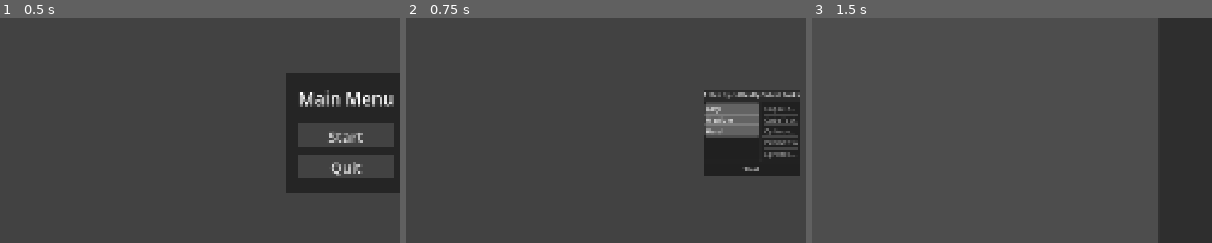
Above: before the commit, frames 1-3 (left to right).
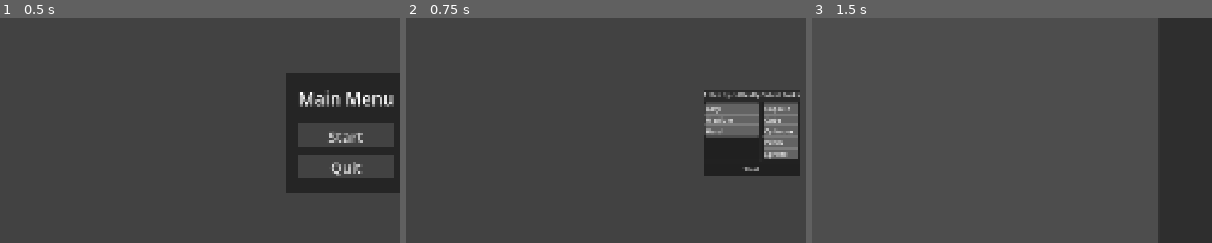
Above: after the commit, the same moments.

Repository: Paraross/geo-app
Game: Godot game, scene res://scenes/main.tscn
The game is run twice, just before and just after one commit, with the same random seed, the same clock (stepped at 60 frames per second) and the same inputs.
Inputs:
- Up to frame 1 (0.5 s): no input
- Up to frame 2 (0.75 s): click "Start" at 0.5 s
- Up to frame 3 (1.5 s): click "Start" at 1.25 s
The pictures show only the part of the screen within x 7-57%, y 24-74%; the shares and areas given below are measured in that part.

Frame 1 is identical in both runs. In frame 2, 2.1% of the frame differs, in the area x 89-98%, y 37-63%; in frame 3, nothing differs.

Commit message:
Make task filtering work

Diff:
--- a/scenes/main.tscn
+++ b/scenes/main.tscn
@@ -126,6 +126,7 @@
 [node name="TaskList" type="ItemList" parent="TaskFilterMenu/CenterContainer/PanelContainer/VBoxContainer/GridContainer"]
 layout_mode = 2
 select_mode = 2
+auto_width = true
 auto_height = true
 
 [node name="StartButton" type="Button" parent="TaskFilterMenu/CenterContainer/PanelContainer/VBoxContainer"]
--- a/scripts/main.gd
+++ b/scripts/main.gd
@@ -16,7 +16,7 @@
 
 @onready var task_filter_menu: Control = $TaskFilterMenu
 @onready var task_filter_vbox: VBoxContainer = task_filter_menu.get_node("CenterContainer/PanelContainer/VBoxContainer")
-@onready var diff_list: ItemList = task_filter_vbox.get_node("GridContainer/DifficultyList")
+@onready var difficulty_list: ItemList = task_filter_vbox.get_node("GridContainer/DifficultyList")
 @onready var task_list: ItemList = task_filter_vbox.get_node("GridContainer/TaskList")
 
 func _ready() -> void:
@@ -99,23 +99,28 @@
 
 func initialize_difficulty_list() -> void:
 	for difficulty_name: String in Global.TaskDifficulty.keys():
-		diff_list.add_item(difficulty_name.capitalize())
+		difficulty_list.add_item(difficulty_name.capitalize())
 
 	# select all by default
-	for i in range(diff_list.item_count):
-		diff_list.select(i, false)
+	for i in range(difficulty_list.item_count):
+		difficulty_list.select(i, false)
 
 	fill_task_list()
 
 
 func fill_task_list() -> void:
-	var selected_difficulty_indices := diff_list.get_selected_items()
+	var selected_difficulty_indices := difficulty_list.get_selected_items()
 
 	task_list.clear()
 	for task in Tasks.all_tasks:
 		var task_difficulty_is_selected := selected_difficulty_indices.find(task.difficulty()) != -1
 		if task_difficulty_is_selected:
-			task_list.add_item(task.name)
+			var nice_name := Tasks.niceify_name(task.name)
+			assert(Tasks.deniceify_name(nice_name) == task.name)
+			task_list.add_item(nice_name)
+
+	for i in range(task_list.item_count):
+		task_list.select(i, false)
 
 
 func _on_difficulty_item_list_multi_selected(_index: int, _selected: bool) -> void:
@@ -123,5 +128,20 @@
 
 
 func _on_task_filter_start_button_pressed() -> void:
+	var selected_task_indices := task_list.get_selected_items()
+
+	if selected_task_indices.is_empty():
+		print("no task selected")
+		return
+
+	var selected_tasks: Array[Task] = []
+	for index in selected_task_indices:
+		var raw_name := Tasks.deniceify_name(task_list.get_item_text(index))
+		for task in Tasks.all_tasks:
+			if task.name == raw_name:
+				selected_tasks.push_back(task)
+
+	shape_world.available_tasks = selected_tasks
+
 	make_children_not_visible()
 	current_screen = task_screen
--- a/scripts/shape_world.gd
+++ b/scripts/shape_world.gd
@@ -1,12 +1,13 @@
 class_name ShapeWorld
 extends WorldEnvironment
 
+var available_tasks: Array[Task]
 var current_task: Task
 
 func spawn_new_task() -> void:
-	var random_task_index := randi_range(0, Tasks.all_tasks.size() - 1)
+	var random_task_index := randi_range(0, available_tasks.size() - 1)
 
-	var task := Tasks.all_tasks[random_task_index]
+	var task := available_tasks[random_task_index]
 	task.randomize_values()
 
 	if current_task != null:
--- a/scripts/task.gd
+++ b/scripts/task.gd
@@ -3,6 +3,9 @@
 
 @export var min_value: float = 1.0
 @export var max_value: float = 2.0
+
+func _ready() -> void:
+	set_mesh_properties()
 
 @abstract func difficulty() -> Global.TaskDifficulty
 
@@ -17,3 +20,5 @@
 @abstract func volume_tip() -> String
 
 @abstract func randomize_values() -> void
+
+@abstract func set_mesh_properties() -> void
--- a/scripts/tasks.gd
+++ b/scripts/tasks.gd
@@ -15,3 +15,11 @@
 			var task_scene: PackedScene = load(Tasks.SCENE_DIRECTORY.path_join(path))
 			var task: Task = task_scene.instantiate()
 			all_tasks.push_back(task)
+
+
+func niceify_name(task_name: String) -> String:
+	return task_name.replace("Task", "").capitalize()
+
+
+func deniceify_name(task_name: String) -> String:
+	return task_name.replace(" ", "") + "Task"
--- a/scripts/tasks/capsule_task.gd
+++ b/scripts/tasks/capsule_task.gd
@@ -6,13 +6,8 @@
 @onready var capsule: MeshInstance3D = $Capsule
 @onready var capsule_mesh: CapsuleMesh = capsule.mesh
 
-func _ready() -> void:
-	capsule_mesh.radius = radius
-	capsule_mesh.height = height
-
-
 func difficulty() -> Global.TaskDifficulty:
-	return Global.TaskDifficulty.MEDIUM
+	return Global.TaskDifficulty.HARD
 
 
 func values() -> Array[Array]:
@@ -47,6 +42,13 @@
 	var rand_value2 := randf_range(min_value, max_value) * 2.0
 	radius = Global.round_with_digits(rand_value1, 1)
 	height = Global.round_with_digits(rand_value2, 1)
+	if capsule_mesh != null:
+		set_mesh_properties()
+
+
+func set_mesh_properties() -> void:
+	capsule_mesh.radius = radius
+	capsule_mesh.height = height
 
 
 func cyllinder_height() -> float:
--- a/scripts/tasks/cube_task.gd
+++ b/scripts/tasks/cube_task.gd
@@ -4,12 +4,6 @@
 
 @onready var cube: MeshInstance3D = $Cube
 @onready var cube_mesh: BoxMesh = cube.mesh
-
-func _ready() -> void:
-	cube_mesh.size.x = side_length
-	cube_mesh.size.y = side_length
-	cube_mesh.size.z = side_length
-
 
 func difficulty() -> Global.TaskDifficulty:
 	return Global.TaskDifficulty.EASY
@@ -38,3 +32,11 @@
 func randomize_values() -> void:
 	var rand_value := randf_range(min_value, max_value)
 	side_length = Global.round_with_digits(rand_value, 1)
+	if cube_mesh != null:
+		set_mesh_properties()
+
+
+func set_mesh_properties() -> void:
+	cube_mesh.size.x = side_length
+	cube_mesh.size.y = side_length
+	cube_mesh.size.z = side_length
--- a/scripts/tasks/cyllinder_task.gd
+++ b/scripts/tasks/cyllinder_task.gd
@@ -5,12 +5,6 @@
 
 @onready var cyllinder: MeshInstance3D = $Cyllinder
 @onready var cyllinder_mesh: CylinderMesh = cyllinder.mesh
-
-func _ready() -> void:
-	cyllinder_mesh.top_radius = radius
-	cyllinder_mesh.bottom_radius = radius
-	cyllinder_mesh.height = height
-
 
 func difficulty() -> Global.TaskDifficulty:
 	return Global.TaskDifficulty.MEDIUM
@@ -44,6 +38,14 @@
 	var rand_value2 := randf_range(min_value, max_value)
 	radius = Global.round_with_digits(rand_value1, 1)
 	height = Global.round_with_digits(rand_value2, 1)
+	if cyllinder_mesh != null:
+		set_mesh_properties()
+
+
+func set_mesh_properties() -> void:
+	cyllinder_mesh.top_radius = radius
+	cyllinder_mesh.bottom_radius = radius
+	cyllinder_mesh.height = height
 
 
 func base_area() -> float:
--- a/scripts/tasks/prism_task.gd
+++ b/scripts/tasks/prism_task.gd
@@ -9,12 +9,6 @@
 
 @onready var prism: MeshInstance3D = $Prism
 @onready var prism_mesh: PrismMesh = prism.mesh
-
-func _ready() -> void:
-	prism_mesh.size.x = base_base
-	prism_mesh.size.y = base_height
-	prism_mesh.size.z = height
-
 
 func difficulty() -> Global.TaskDifficulty:
 	return Global.TaskDifficulty.EASY
@@ -51,10 +45,17 @@
 	var rand_value1 := randf_range(min_value, max_value)
 	var rand_value2 := randf_range(min_value, max_value)
 	var rand_value3 := randf_range(min_value, max_value)
-
 	base_base = Global.round_with_digits(rand_value1, 1)
 	base_height = Global.round_with_digits(rand_value2, 1)
 	height = Global.round_with_digits(rand_value3, 1)
+	if prism_mesh != null:
+		set_mesh_properties()
+
+
+func set_mesh_properties() -> void:
+	prism_mesh.size.x = base_base
+	prism_mesh.size.y = base_height
+	prism_mesh.size.z = height
 
 
 func base_area() -> float:
--- a/scripts/tasks/sphere_task.gd
+++ b/scripts/tasks/sphere_task.gd
@@ -4,11 +4,6 @@
 
 @onready var sphere: MeshInstance3D = $Sphere
 @onready var sphere_mesh: SphereMesh = sphere.mesh
-
-func _ready() -> void:
-	sphere_mesh.radius = radius
-	sphere_mesh.height = 2.0 * radius
-
 
 func difficulty() -> Global.TaskDifficulty:
 	return Global.TaskDifficulty.EASY
@@ -37,3 +32,10 @@
 func randomize_values() -> void:
 	var rand_value := randf_range(min_value, max_value) / 2.0
 	radius = Global.round_with_digits(rand_value, 1)
+	if sphere_mesh != null:
+		set_mesh_properties()
+
+
+func set_mesh_properties() -> void:
+	sphere_mesh.radius = radius
+	sphere_mesh.height = 2.0 * radius
